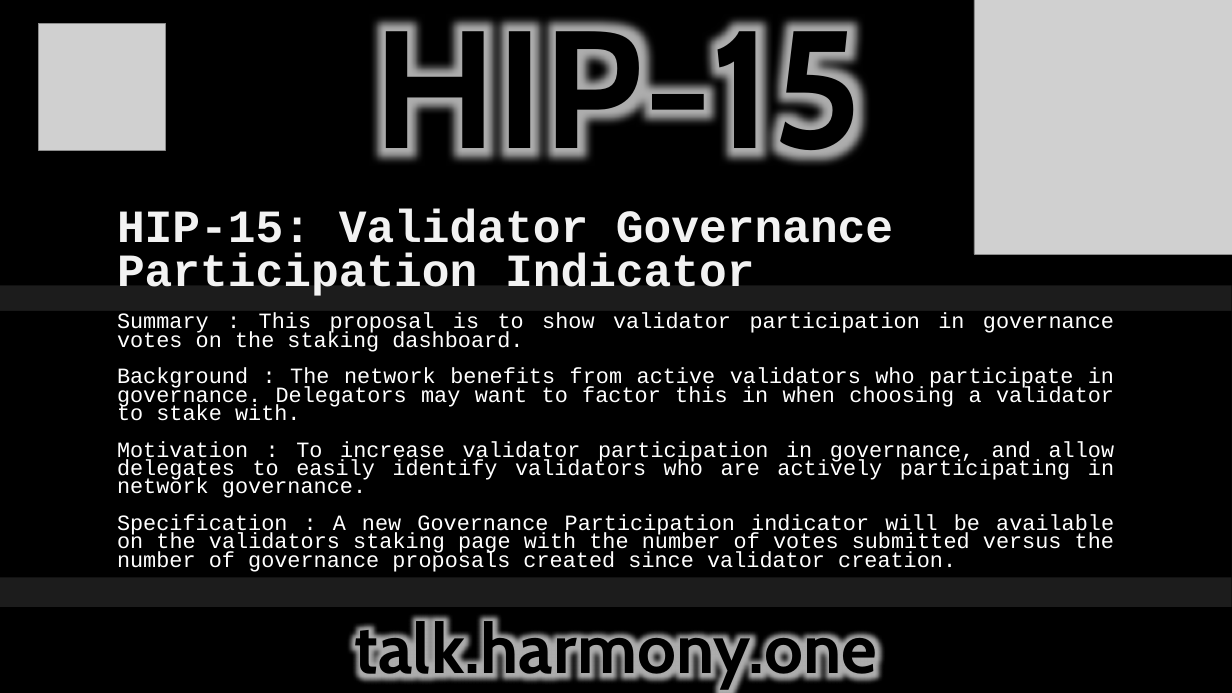
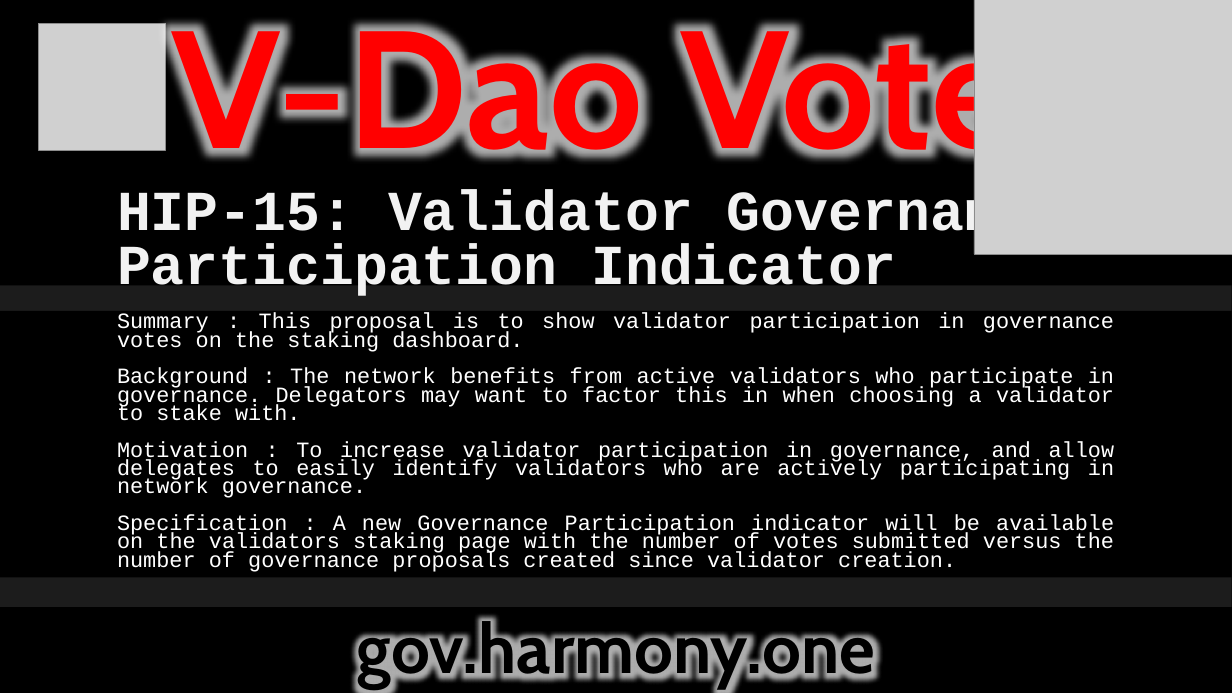
Before and after one commit to harmony-one-vdao/dao_twitter, a slide deck: slide 1 of tweet_data/media/HIP/HIP15.pptx. Drawn at 1232x693 pixels with LibreOffice and Linux fonts; fonts in the diff are those of the drawing; grey boxes stand for pictures; background and template pictures are left out. Boxes give left, top, right and bottom in pixels: in the first picture for what was removed or moved away, otherwise in the second. Text is boxed around its words. In the diff, an @@ line names an element or a change of style, - is before the commit and + after.

Commit message:
[ADD] HIP15 Vote

```diff
--- a/tweet_data/media/HIP/HIP15.pptx
+++ b/tweet_data/media/HIP/HIP15.pptx
@@ text at (171, 7, 1018, 184): text changed; text colour #000000 to #FF0000 @@
-HIP-15
+V-Dao Vote
@@ title "HIP-15: Validator Governance Participation Indicator" at (117, 190, 1066, 296): size 36 to 44 pt @@
@@ text at (357, 616, 875, 689): text changed @@
-talk.harmony.one
+gov.harmony.one
```
Also in this commit, not shown: 5 other files.
